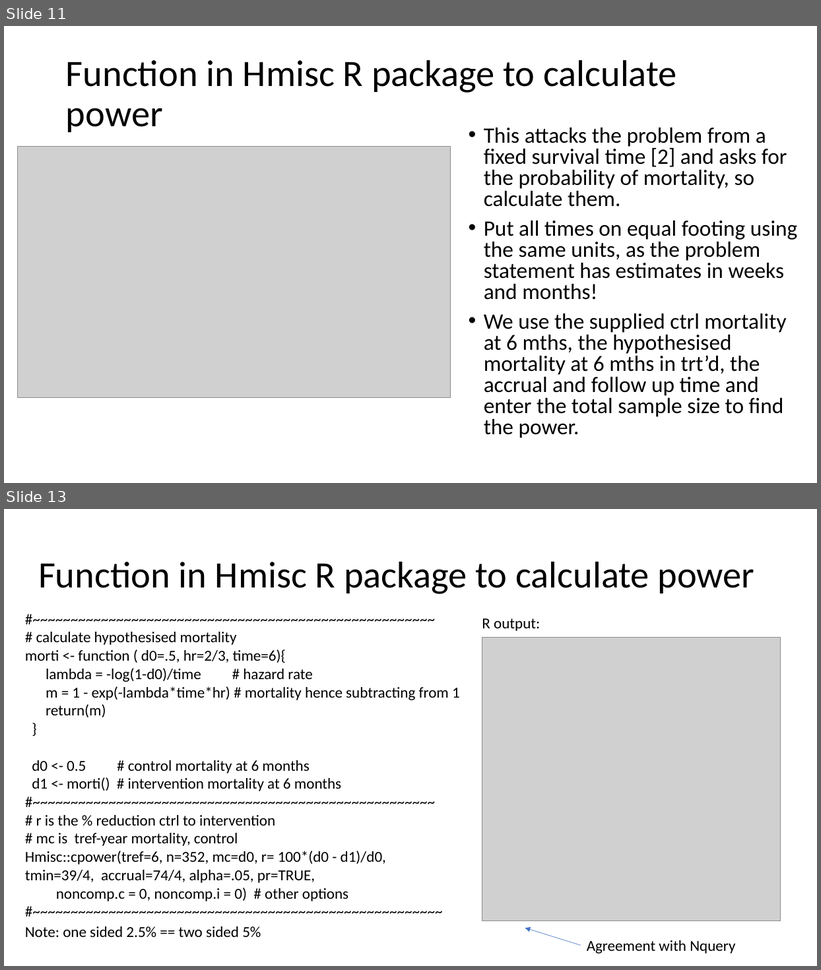
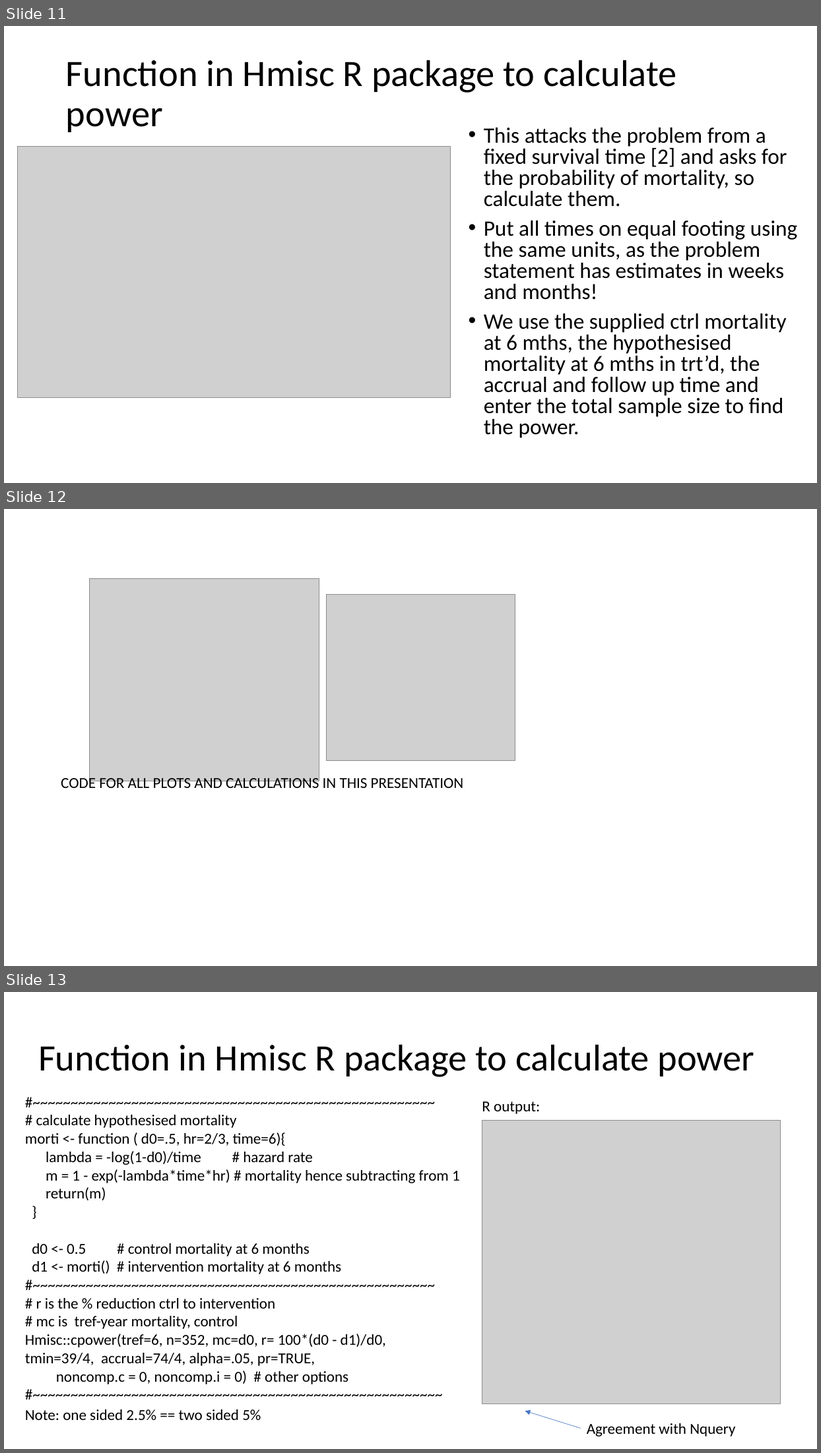
Before and after one commit to eamonn2014/SURVIVAL-POWER, a slide deck: Survival Sample Size Preentation July 2021.odp. Shown one above the other, each under a label of ours: slides 11 and 13 before the commit, slides 11, 12 and 13 after it; the slides between them are not shown. The pictures are 821x970 and 821x1453 pixels, drawn with LibreOffice and Linux fonts; fonts in the diff are those of the drawing; grey boxes stand for pictures. Boxes give left, top, right and bottom in pixels: in the first picture for what was removed or moved away, otherwise in the second. Text is boxed around its words. In the diff, an @@ line names an element or a change of style, - is before the commit and + after.

Commit message:
UPDATE TO POWERPOINT

```diff
--- a/Survival Sample Size Preentation July 2021.odp
+++ b/Survival Sample Size Preentation July 2021.odp
@@ slide 12 added at (x1=4, y1=509, x2=817, y2=966), background #FFFFFF @@
@@ picture added at (x1=89, y1=578, x2=319, y2=782) @@
@@ picture added at (x1=327, y1=594, x2=516, y2=761) @@
@@ text added at (x1=61, y1=776, x2=464, y2=793), 18 pt, text #000000 @@
+CODE FOR ALL PLOTS AND CALCULATIONS IN THIS PRESENTATION
```
Also in this commit, not shown: 1 slide removed, 2 other files.
